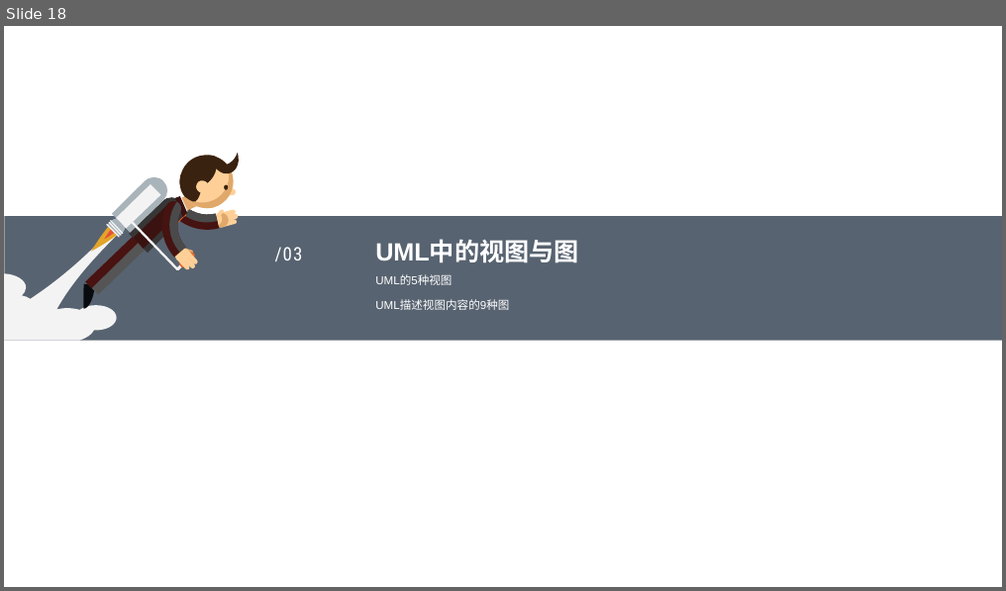
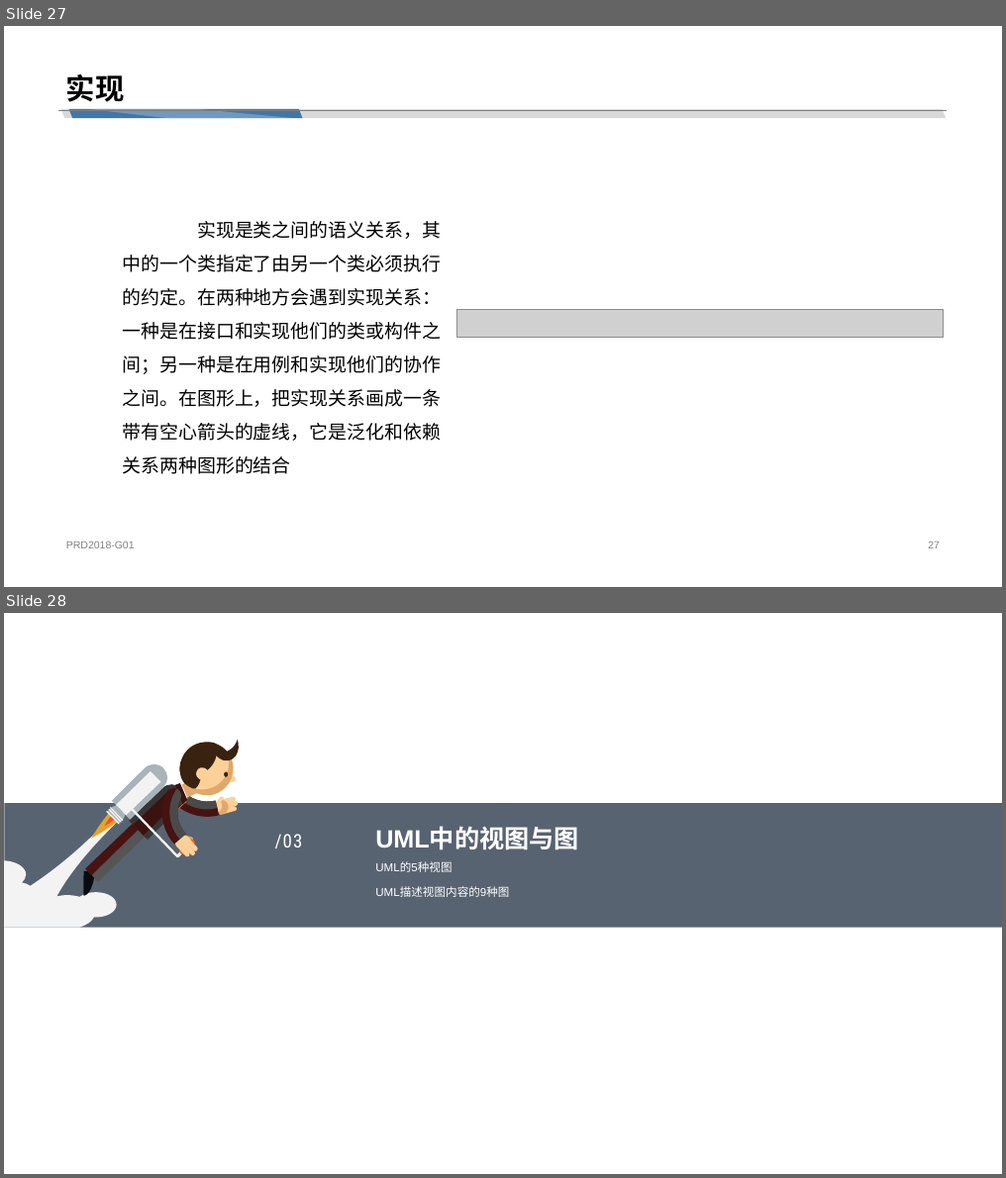
Before and after one commit to cchello/PRD2018-G01, a slide deck: 非受控文档/陈铉文/UML概述.pptx. Shown one above the other, each under a label of ours: slide 18 before the commit, slides 27 and 28 after it. The pictures are 1006x591 and 1006x1178 pixels, drawn with LibreOffice and Linux fonts; fonts in the diff are those of the drawing; grey boxes stand for pictures. Boxes give left, top, right and bottom in pixels: in the first picture for what was removed or moved away, otherwise in the second. Text is boxed around its words. In the diff, an @@ line names an element or a change of style, - is before the commit and + after.

```diff
--- a/非受控文档/陈铉文/UML概述.pptx
+++ b/非受控文档/陈铉文/UML概述.pptx
@@ slide 27 added at (4, 26, 1002, 587), background #FFFFFF @@
@@ title added at (66, 74, 125, 102), 28 pt, text #000000, bold @@
+实现
@@ line added from (58, 110) to (947, 110), #808080 0.25 pt @@
@@ parallelogram added at (60, 109, 945, 118), fill #D9D9D9 @@
@@ parallelogram added at (69, 109, 303, 118), fill #4276AA @@
@@ freeform shape added at (89, 109, 292, 118), fill #FFFFFF at 25% opacity @@
@@ text added at (123, 221, 441, 474), 18 pt, text #000000 @@
+实现是类之间的语义关系，其中的一个类指定了由另一个类必须执行的约定。在两种地方会遇到实现关系：一种是在接口和实现他们的类或构件之间；另一种是在用例和实现他们的协作之间。在图形上，把实现关系画成一条带有空心箭头的虚线，它是泛化和依赖关系两种图形的结合
@@ picture added at (456, 309, 944, 338) @@
@@ text added at (66, 542, 135, 549), 10 pt, text #808080 @@
+PRD2018-G01
@@ page number added at (928, 542, 940, 549), 10 pt, text #808080 @@
+27
@@ what was slide 18 is now slide 28 @@
```
Also in this commit, not shown: 17 slides changed, 11 other slides added.
